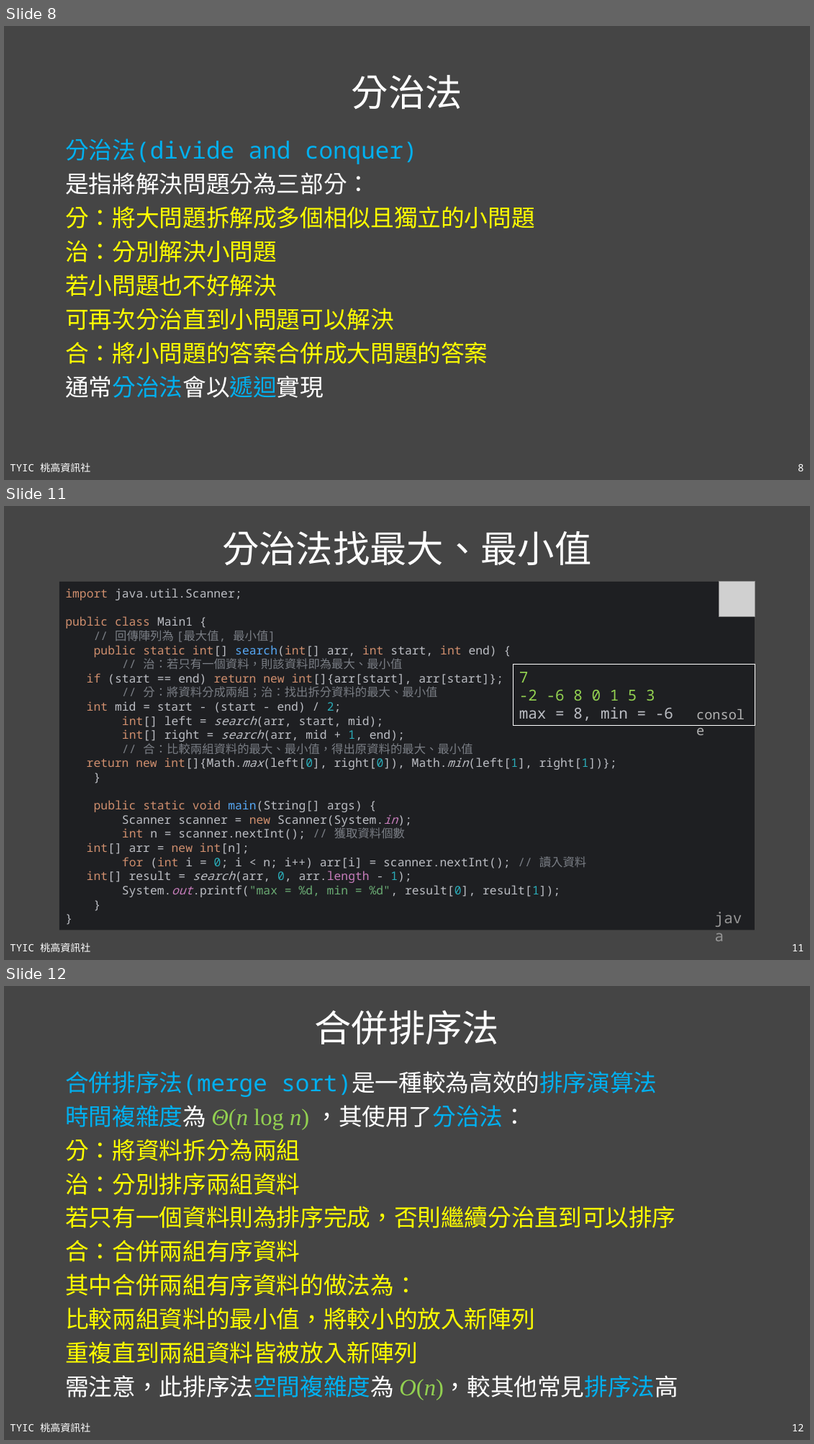
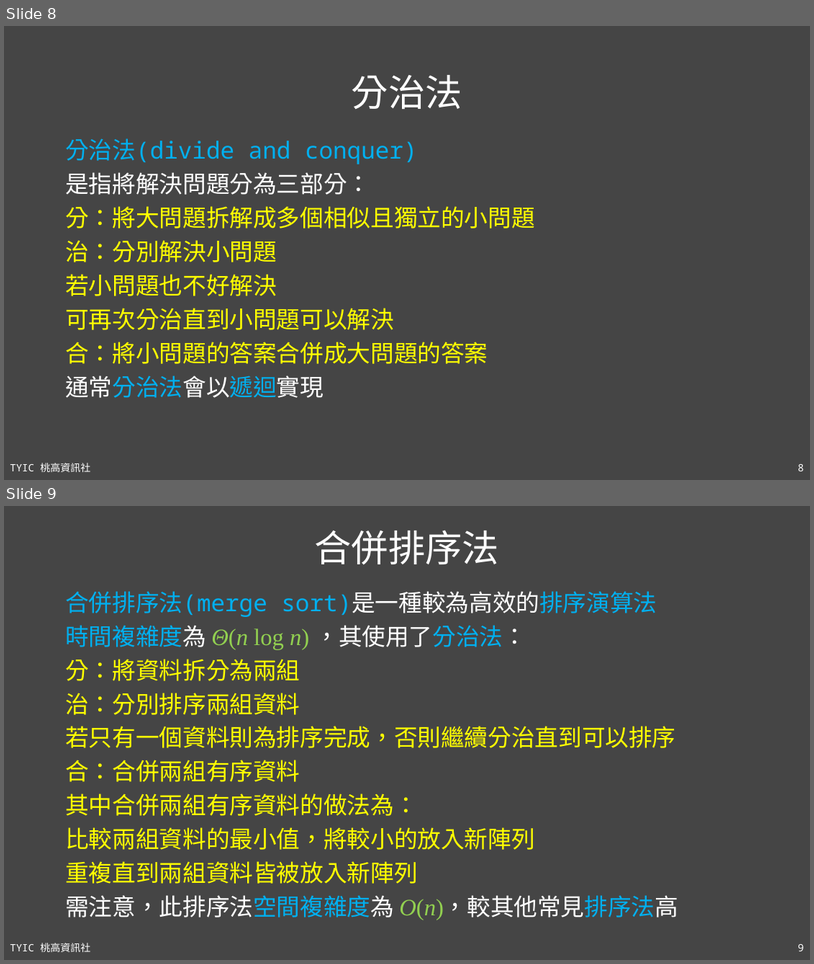
Before and after one commit to TYSHIC/slides, a slide deck: ppt/21_進階資料結構與演算法.pptx. Shown one above the other, each under a label of ours: slides 8, 11 and 12 before the commit, slides 8 and 9 after it; the slides between them are not shown. The pictures are 814x1444 and 814x964 pixels, drawn with LibreOffice and Linux fonts; fonts in the diff are those of the drawing; grey boxes stand for pictures. Boxes give left, top, right and bottom in pixels: in the first picture for what was removed or moved away, otherwise in the second. Text is boxed around its words. In the diff, an @@ line names an element or a change of style, - is before the commit and + after.

```diff
--- a/ppt/21_進階資料結構與演算法.pptx
+++ b/ppt/21_進階資料結構與演算法.pptx
@@ slide 11 removed at (x1=4, y1=506, x2=810, y2=960), background #454545; not listed: 2 template elements that a slide beside it also shows @@
@@ title removed at (x1=222, y1=531, x2=592, y2=565) @@
-分治法找最大、最小值
@@ rectangle removed at (x1=59, y1=582, x2=756, y2=930) @@
-import java.util.Scanner;
-public class Main1 {
-// 回傳陣列為 [最大值, 最小值]
-public static int[] search(int[] arr, int start, int end) {
-// 治：若只有一個資料，則該資料即為最大、最小值
-if (start == end) return new int[]{arr[start], arr[start]};
-// 分：將資料分成兩組；治：找出拆分資料的最大、最小值
-int mid = start - (start - end) / 2;
-int[] left = search(arr, start, mid);
-int[] right = search(arr, mid + 1, end);
-// 合：比較兩組資料的最大、最小值，得出原資料的最大、最小值
-return new int[]{Math.max(left[0], right[0]), Math.min(left[1], right[1])};
-}
-public static void main(String[] args) {
-Scanner scanner = new Scanner(System.in);
-int n = scanner.nextInt(); // 獲取資料個數
-int[] arr = new int[n];
-for (int i = 0; i < n; i++) arr[i] = scanner.nextInt(); // 讀入資料
-int[] result = search(arr, 0, arr.length - 1);
-System.out.printf("max = %d, min = %d", result[0], result[1]);
-}
-}
@@ picture removed at (x1=720, y1=582, x2=756, y2=617) @@
@@ rectangle removed at (x1=513, y1=664, x2=756, y2=726) @@
-7
--2 -6 8 0 1 5 3
-max = 8, min = -6
@@ text removed at (x1=691, y1=703, x2=756, y2=726) @@
-console
@@ text removed at (x1=710, y1=906, x2=756, y2=929) @@
-java
@@ what was slide 12 is now slide 9 @@
@@ page number at (x1=798, y1=944, x2=804, y2=951): text changed @@
-12
+9
```
Also in this commit, not shown: 2 other slides removed, 3 other files.
